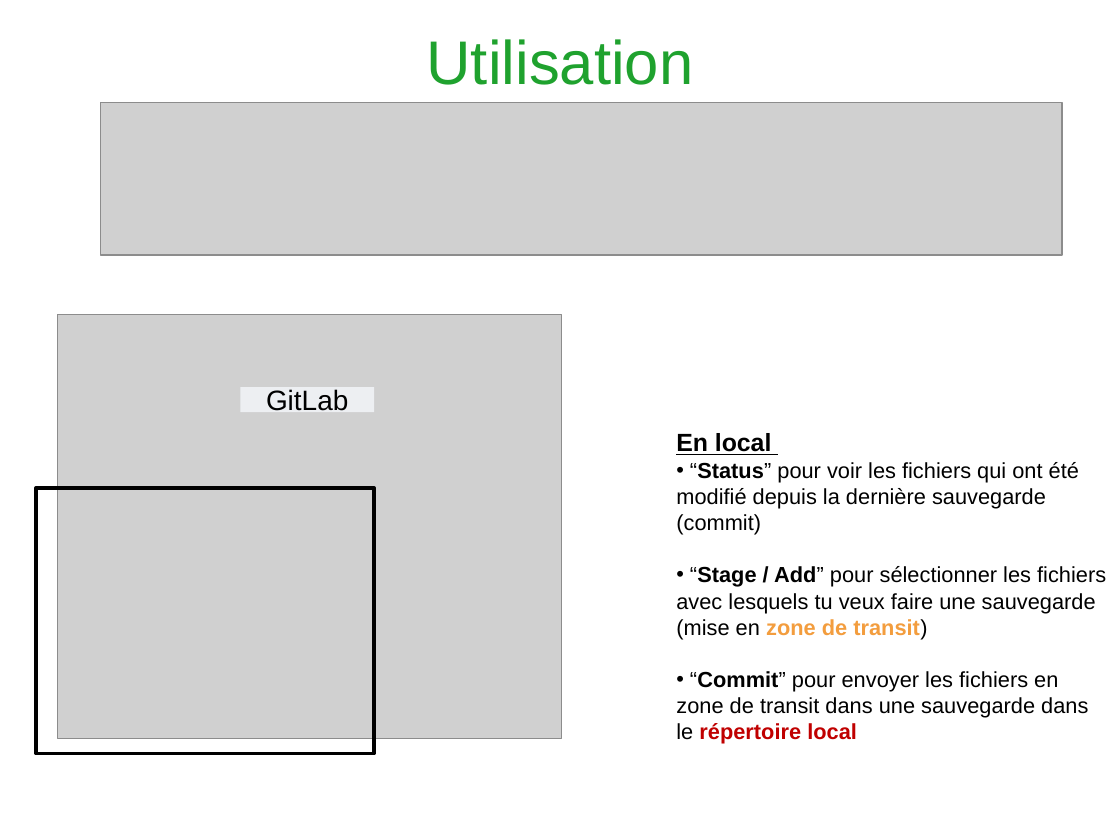
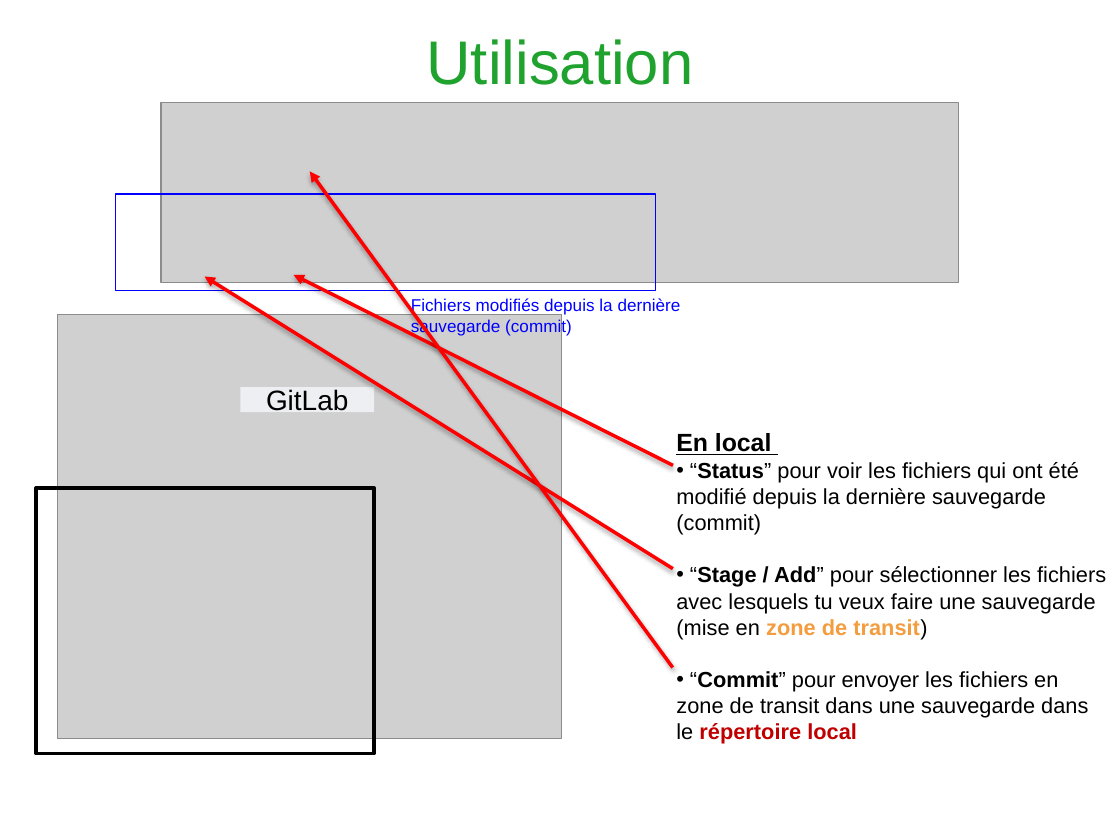
Before and after one commit to Heuclin/Git-sur-Rstudio, a slide deck: slide 15 of Présentation_gitlab_Rstudio.pptx. Drawn at 1120x840 pixels with LibreOffice and Linux fonts; fonts in the diff are those of the drawing; grey boxes stand for pictures; background and template pictures are left out. Boxes give left, top, right and bottom in pixels: in the first picture for what was removed or moved away, otherwise in the second. Text is boxed around its words. In the diff, an @@ line names an element or a change of style, - is before the commit and + after.

Commit message:
Suppression d'un fichier

```diff
--- a/Présentation_gitlab_Rstudio.pptx
+++ b/Présentation_gitlab_Rstudio.pptx
@@ picture: place and size @@
-picture at bbox=[101, 103, 1062, 255]
+picture at bbox=[161, 103, 959, 282]
@@ arrow added from (673, 668) to (310, 171), #FF0000 2.25 pt @@
@@ rectangle added at bbox=[115, 194, 655, 290], outline #0000FF 1 pt @@
@@ arrow added from (673, 569) to (205, 277), #FF0000 2.25 pt @@
@@ arrow added from (673, 466) to (293, 274), #FF0000 2.25 pt @@
@@ text added at bbox=[411, 298, 681, 336], 11 pt, text #0000FF @@
+Fichiers modifiés depuis la dernière sauvegarde (commit)
```
Also in this commit, not shown: 1 other file.
